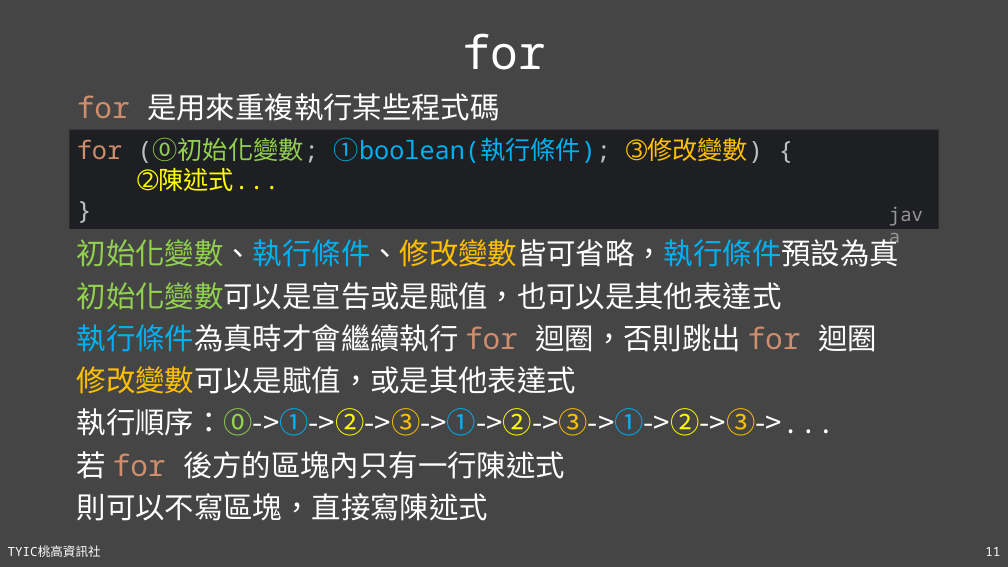
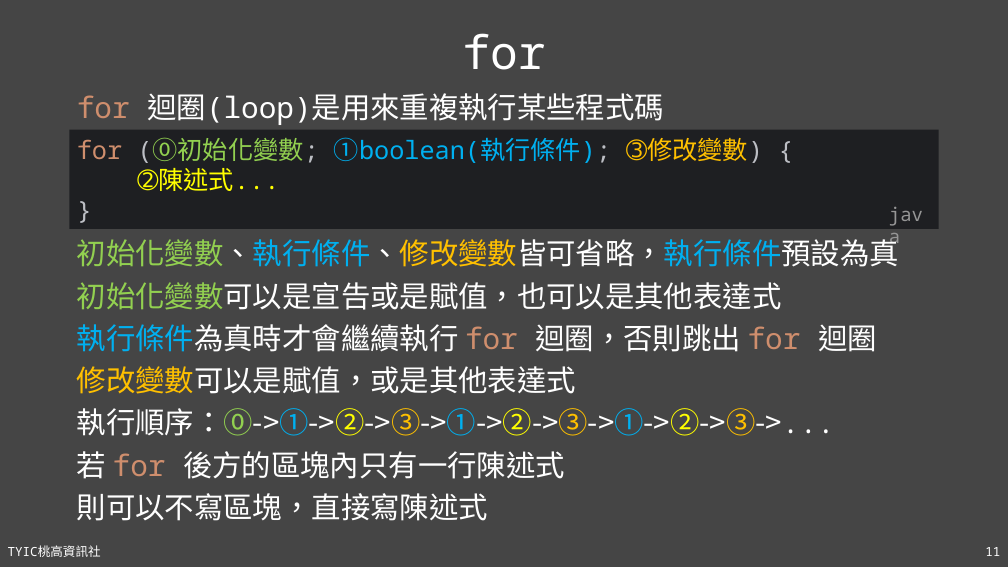
Before and after one commit to TYSHIC/slides, a slide deck: slide 11 of powerpoint/06_流程控制.pptx. Drawn at 1008x567 pixels with LibreOffice and Linux fonts; fonts in the diff are those of the drawing. Boxes give left, top, right and bottom in pixels: in the first picture for what was removed or moved away, otherwise in the second. Text is boxed around its words. In the diff, an @@ line names an element or a change of style, - is before the commit and + after.

```diff
--- a/powerpoint/06_流程控制.pptx
+++ b/powerpoint/06_流程控制.pptx
@@ text at box(77, 93, 664, 125): text changed @@
-for 是用來重複執行某些程式碼
+for 迴圈(loop)是用來重複執行某些程式碼
```
Also in this commit, not shown: 4 other slides changed, 5 slides added, 3 other files.
